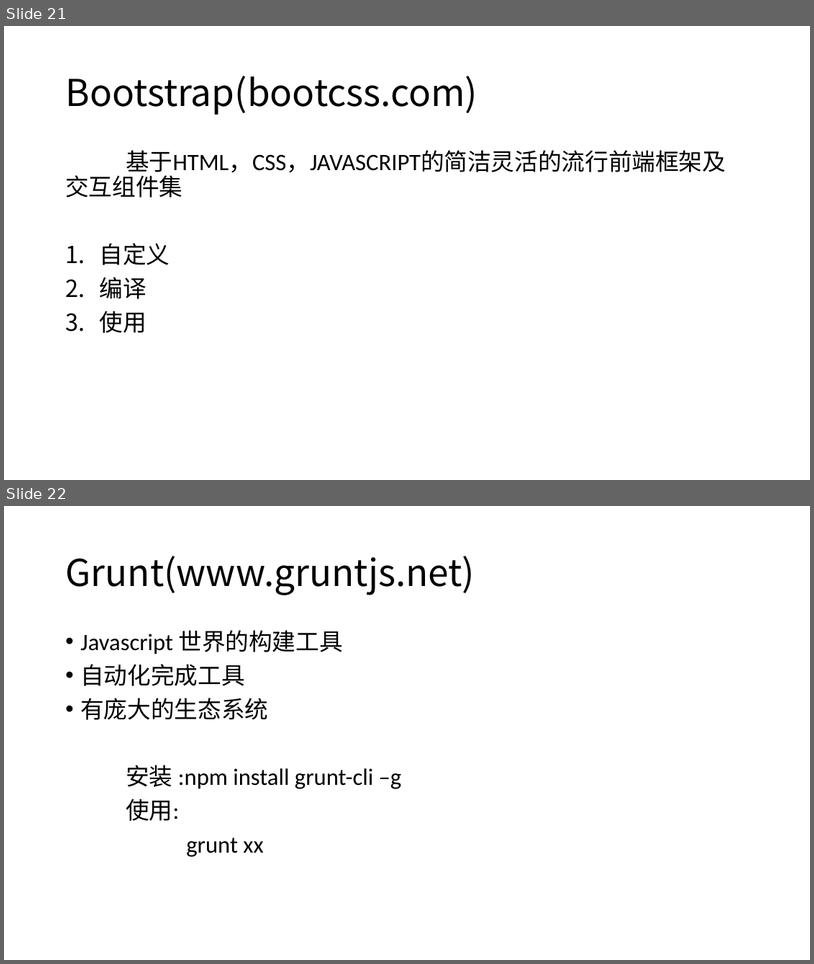
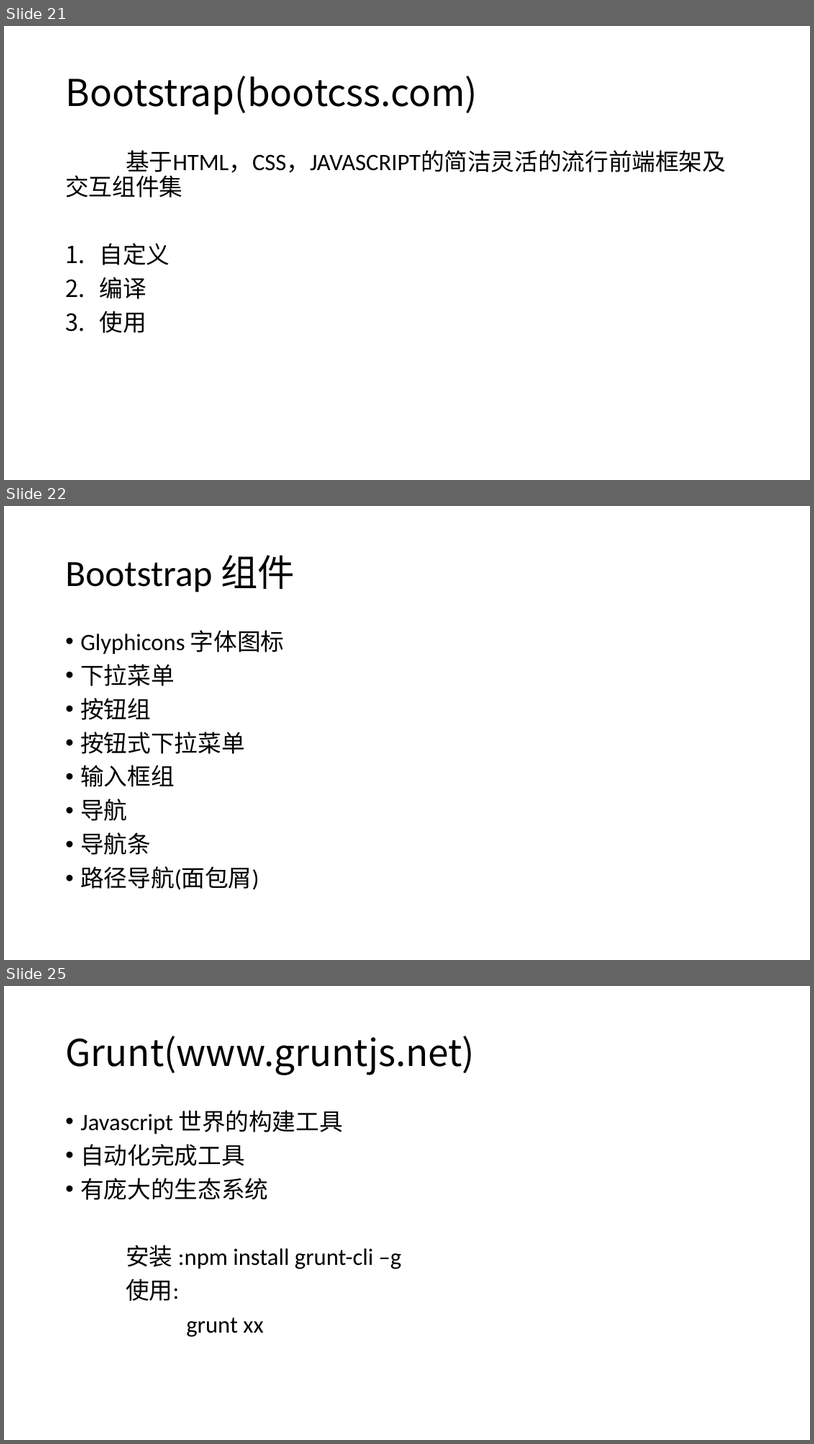
Before and after one commit to liuxm6/demos, a slide deck: WEB培训.pptx. Shown one above the other, each under a label of ours: slides 21 and 22 before the commit, slides 21, 22 and 25 after it; the slides between them are not shown. The pictures are 814x964 and 814x1444 pixels, drawn with LibreOffice and Linux fonts; fonts in the diff are those of the drawing. Boxes give left, top, right and bottom in pixels: in the first picture for what was removed or moved away, otherwise in the second. Text is boxed around its words. In the diff, an @@ line names an element or a change of style, - is before the commit and + after.

```diff
--- a/WEB培训.pptx
+++ b/WEB培训.pptx
@@ slide 22 added at (4,506,810,960), background #FFFFFF @@
@@ title added at (65,555,296,592), 44 pt, text #000000 @@
+Bootstrap 组件
@@ text added at (80,630,285,890), 28 pt, text #000000 @@
+• Glyphicons 字体图标
+• 下拉菜单
+• 按钮组
+• 按钮式下拉菜单
+• 输入框组
+• 导航
+• 导航条
+• 路径导航(面包屑)
@@ what was slide 22 is now slide 25 @@
```
Also in this commit, not shown: 2 other slides added.
